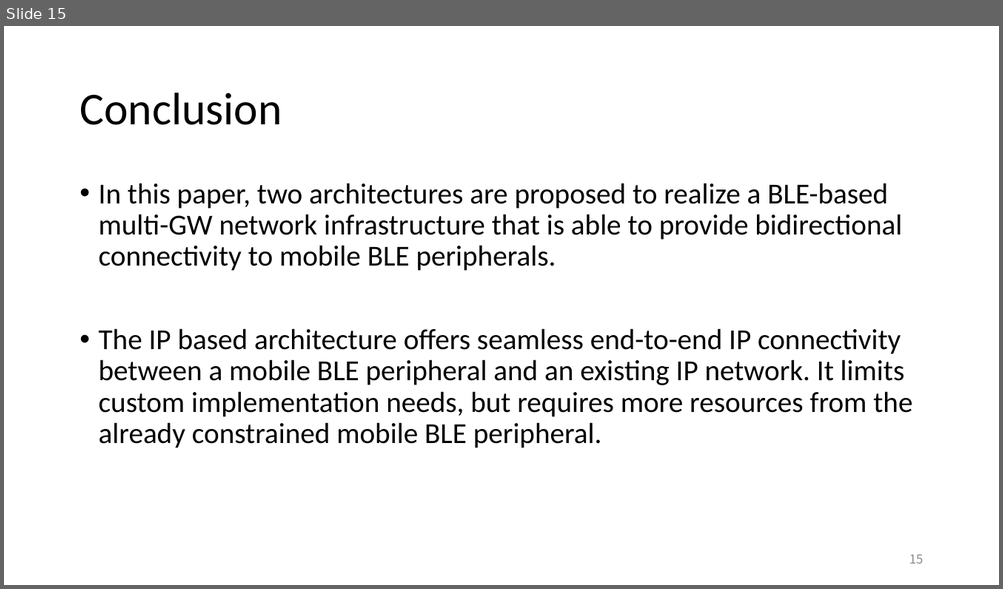
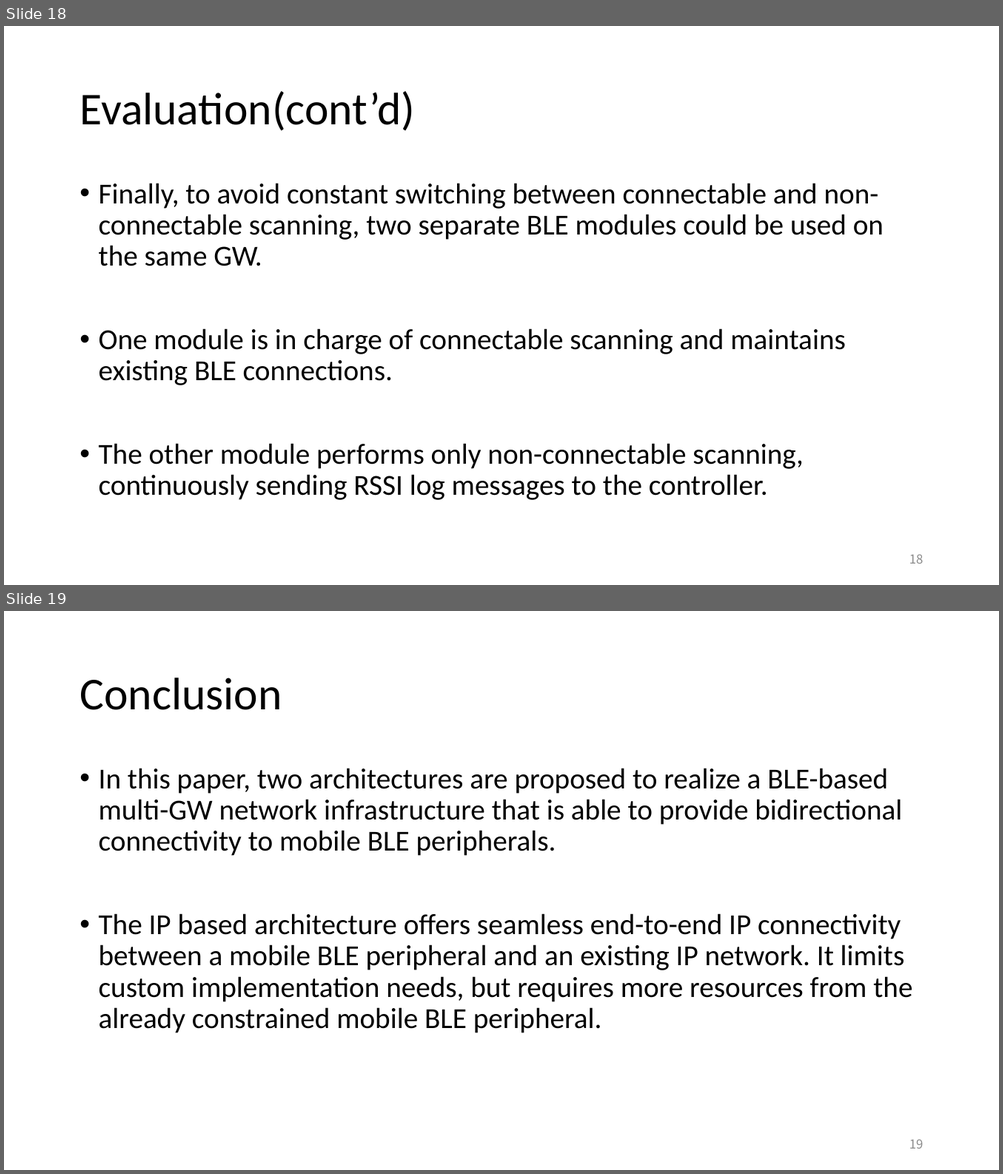
Before and after one commit to EKOISMYLOVE/NTUT_GM_PPT, a slide deck: A BLE-based multi-gateway network infrastructure with handover support for mobile BLE peripherals.pptx. Shown one above the other, each under a label of ours: slide 15 before the commit, slides 18 and 19 after it. The pictures are 1003x589 and 1003x1174 pixels, drawn with LibreOffice and Linux fonts; fonts in the diff are those of the drawing. Boxes give left, top, right and bottom in pixels: in the first picture for what was removed or moved away, otherwise in the second. Text is boxed around its words. In the diff, an @@ line names an element or a change of style, - is before the commit and + after.

```diff
--- a/A BLE-based multi-gateway network infrastructure with handover support for mobile BLE peripherals.pptx
+++ b/A BLE-based multi-gateway network infrastructure with handover support for mobile BLE peripherals.pptx
@@ slide 18 added at <box>4,26,999,585</box>, background #FFFFFF @@
@@ title added at <box>79,91,415,131</box>, 44 pt, text #000000 @@
+Evaluation(cont’d)
@@ text added at <box>99,183,883,500</box>, 28 pt, text #000000 @@
+• Finally, to avoid constant switching between connectable and non-connectable scanning, two separate BLE modules could be used on the same GW.
+• One module is in charge of connectable scanning and maintains existing BLE connections.
+• The other module performs only non-connectable scanning, continuously sending RSSI log messages to the controller.
@@ page number added at <box>909,554,923,564</box>, 12 pt, text #8C8C8C @@
+18
@@ what was slide 15 is now slide 19 @@
@@ page number at <box>909,1139,923,1149</box>: text changed @@
-15
+19
```
Also in this commit, not shown: 1 slide changed, 3 other slides added.
